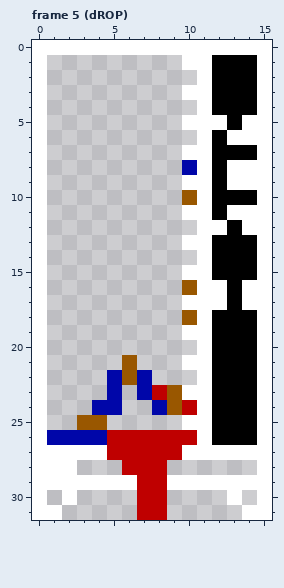
File history of a pixel-art file, Assets/Visuals/Tiles/Aseprite Files/House_Safe.aseprite. This is how it looked before the edit.
16x32 pixels, 31 frames. Shown: frame 5 (dROP). The commit also changed other frames, which this record leaves out.
After the commit:
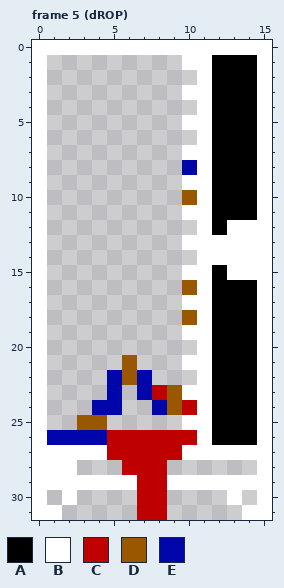
Palette (. is transparent): A #000000  B #ffffff  C #bf0000  D #995700  E #0006a9
From old to new:
Changed rows in their new state; - is an unchanged pixel.
Frame 5 (dROP), layer "Layer 1":
first column x 12:
 5 A-A
 6 -AA
 8 -AA
 9 -AA
11 -AA
12 AB-
13 BBB
14 BBB
15 -BB
16 A-A
17 A-A
